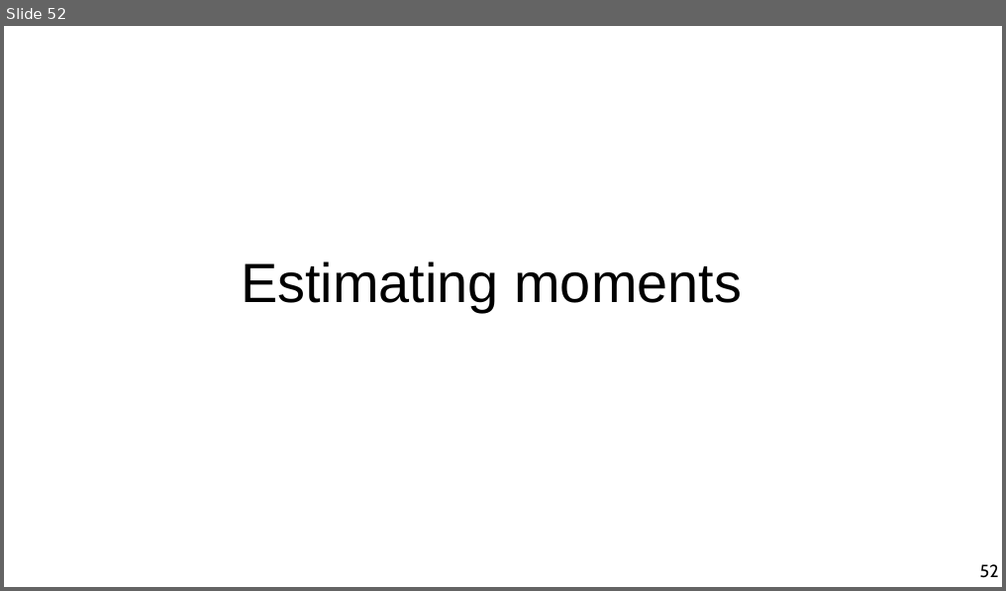
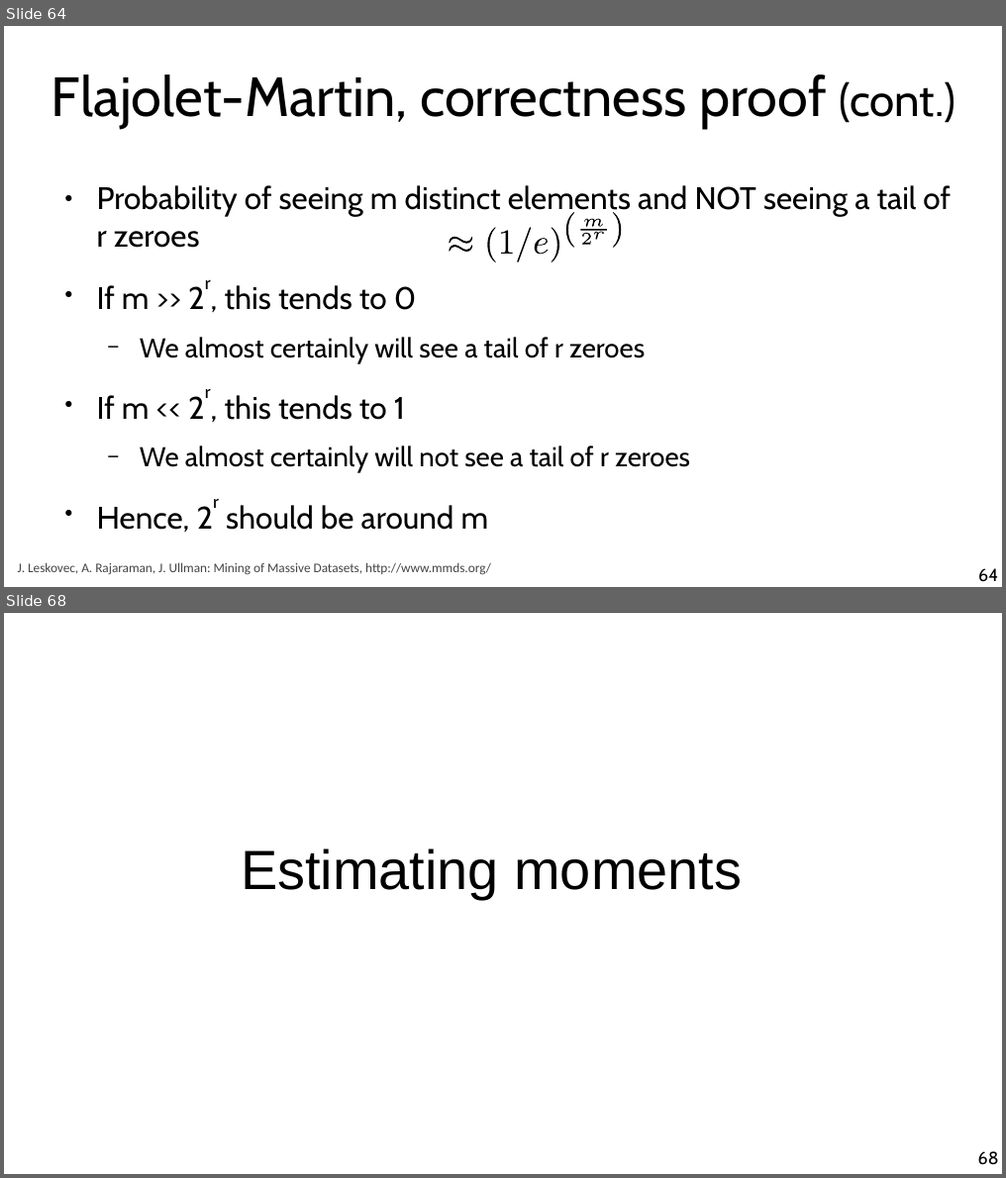
Before and after one commit to chatox/data-mining-course, a slide deck: theory/tt10_streaming.odp. Shown one above the other, each under a label of ours: slide 52 before the commit, slides 64 and 68 after it; the slides between them are not shown. The pictures are 1006x591 and 1006x1178 pixels, drawn with LibreOffice and Linux fonts; fonts in the diff are those of the drawing. Boxes give left, top, right and bottom in pixels: in the first picture for what was removed or moved away, otherwise in the second. Text is boxed around its words. In the diff, an @@ line names an element or a change of style, - is before the commit and + after.

```diff
--- a/theory/tt10_streaming.odp
+++ b/theory/tt10_streaming.odp
@@ slide 64 added at [4, 26, 1002, 587], background #FFFFFF @@
@@ title added at [52, 75, 956, 129], 44 pt, text #000000 @@
+Flajolet-Martin, correctness proof (cont.)
@@ text added at [97, 185, 950, 532], 24.8 pt, text #000000 @@
+● Probability of seeing m distinct elements and NOT seeing a tail of r zeroes
+● If m >> 2r, this tends to 0
+  − We almost certainly will see a tail of r zeroes
+● If m << 2r, this tends to 1
+  − We almost certainly will not see a tail of r zeroes
+● Hence, 2r should be around m
@@ group added at [450, 212, 622, 263]: 12 freeform shapes @@
@@ text added at [18, 563, 491, 575], 10.5 pt, text #454545 @@
+J. Leskovec, A. Rajaraman, J. Ullman: Mining of Massive Datasets, http://www.mmds.org/
@@ page number added at [978, 569, 998, 582], 14 pt, text #000000 @@
+64
@@ what was slide 52 is now slide 68 @@
@@ page number at [978, 1152, 999, 1165]: text changed @@
-52
+68
```
Also in this commit, not shown: 3 slides changed, 28 other slides added, 4 slides removed.
